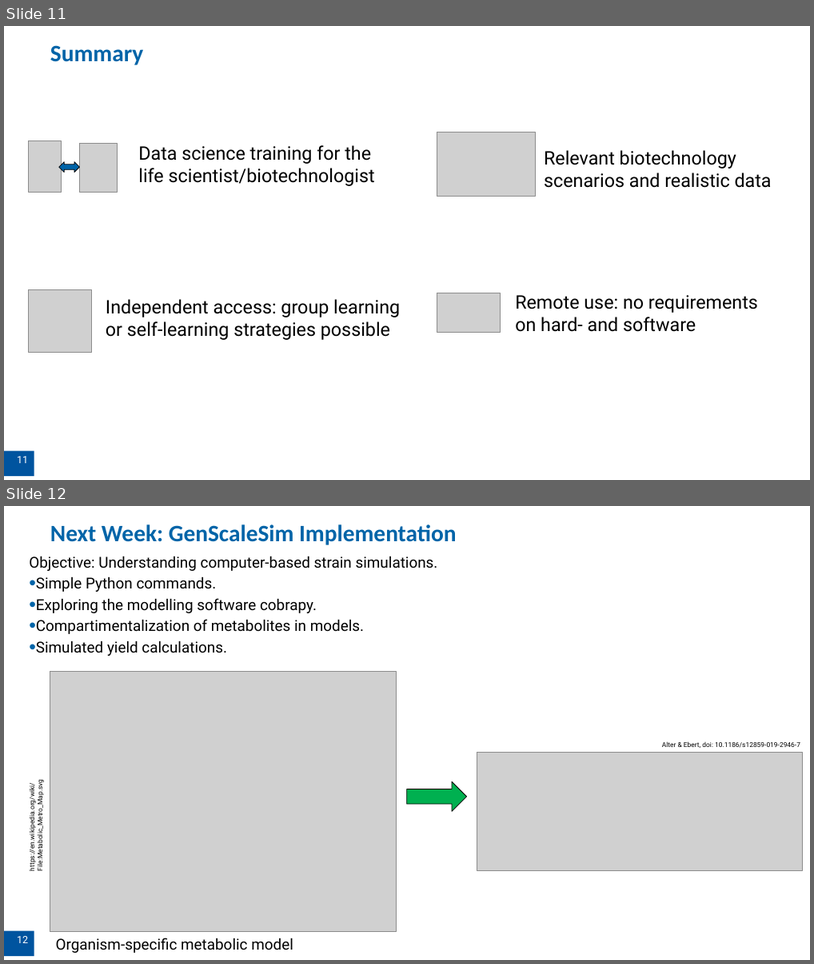
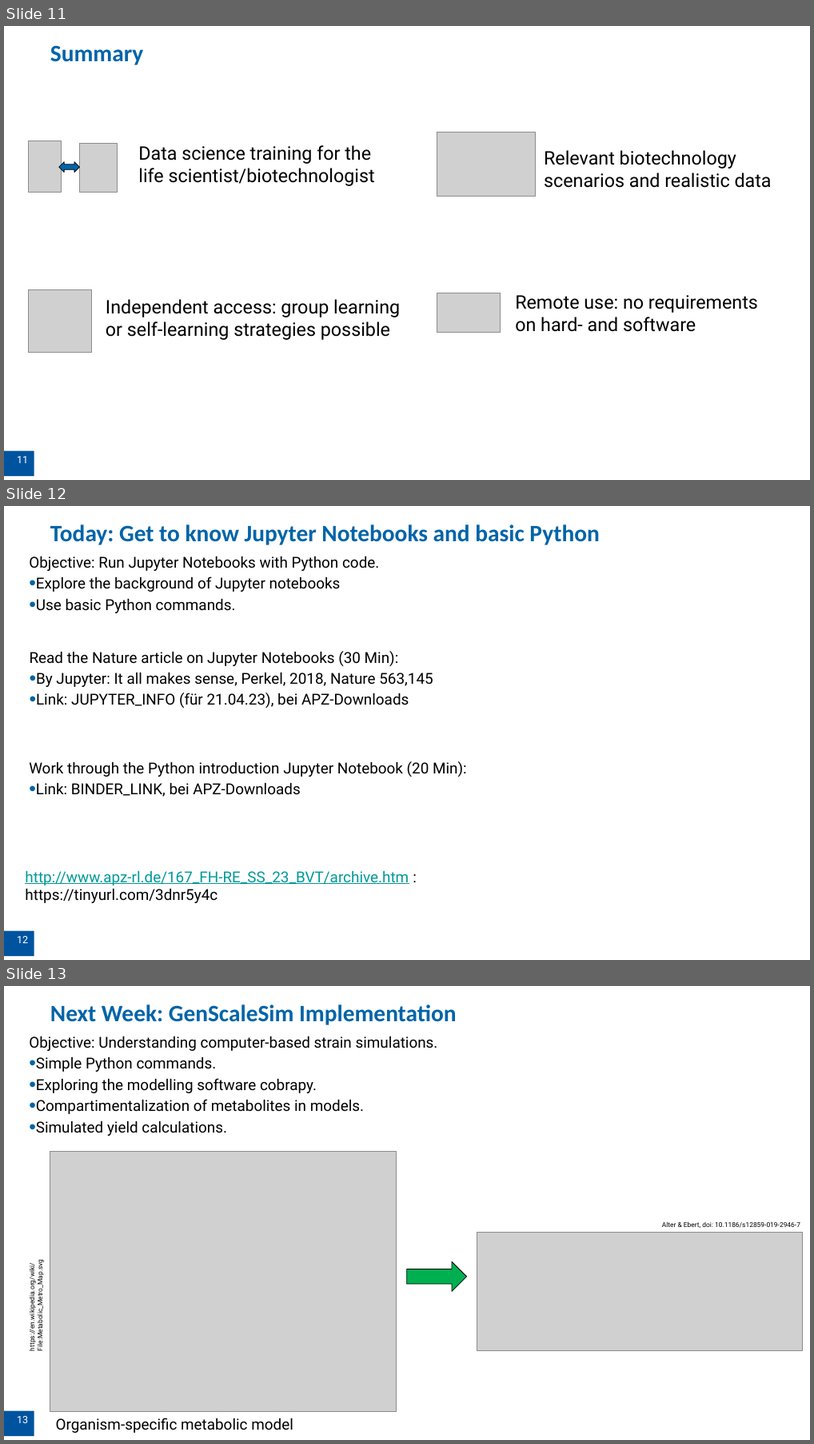
Before and after one commit to uliebal/RecExpSim, a slide deck: Resources/BioLabSim_RWTH.pptx. Shown one above the other, each under a label of ours: slides 11 and 12 before the commit, slides 11, 12 and 13 after it. The pictures are 814x964 and 814x1444 pixels, drawn with LibreOffice and Linux fonts; fonts in the diff are those of the drawing; grey boxes stand for pictures; background and template pictures are left out. Boxes give left, top, right and bottom in pixels: in the first picture for what was removed or moved away, otherwise in the second. Text is boxed around its words. In the diff, an @@ line names an element or a change of style, - is before the commit and + after.

```diff
--- a/Resources/BioLabSim_RWTH.pptx
+++ b/Resources/BioLabSim_RWTH.pptx
@@ slide 12 added at <box>4,506,810,960</box>, background #FFFFFF @@
@@ title added at <box>50,524,599,545</box>, 28 pt, text #0064A8, bold @@
+Today: Get to know Jupyter Notebooks and basic Python
@@ text added at <box>29,556,379,613</box>, 18 pt, text #000000 @@
+Objective: Run Jupyter Notebooks with Python code.
+• Explore the background of Jupyter notebooks
+• Use basic Python commands.
@@ text added at <box>30,651,433,708</box>, 18 pt, text #000000 @@
+Read the Nature article on Jupyter Notebooks (30 Min):
+• By Jupyter: It all makes sense, Perkel, 2018, Nature 563,145
+• Link: JUPYTER_INFO (für 21.04.23), bei APZ-Downloads
@@ text added at <box>29,761,467,796</box>, 18 pt, text #000000 @@
+Work through the Python introduction Jupyter Notebook (20 Min):
+• Link: BINDER_LINK, bei APZ-Downloads
@@ text added at <box>25,870,409,903</box>, 18 pt, text #009999, underline @@
+http://www.apz-rl.de/167_FH-RE_SS_23_BVT/archive.htm : https://tinyurl.com/3dnr5y4c
@@ page number added at <box>4,931,34,956</box>, fill #00549F, 12 pt, text #FFFFFF @@
+12
@@ what was slide 12 is now slide 13 @@
@@ page number at <box>17,1416,28,1423</box>: text changed @@
-12
+13
```
Also in this commit, not shown: 1 slide changed, 1 slide removed.
